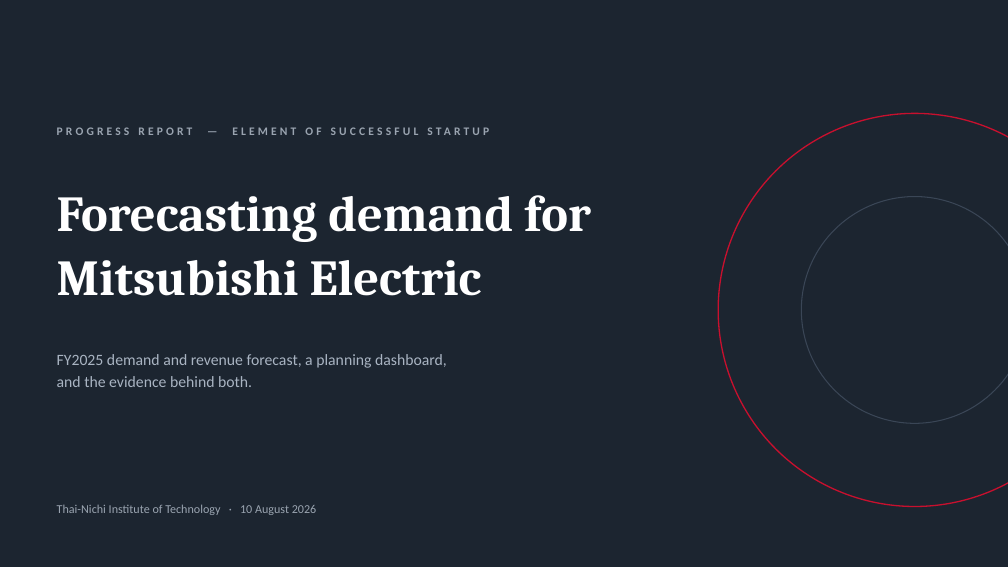
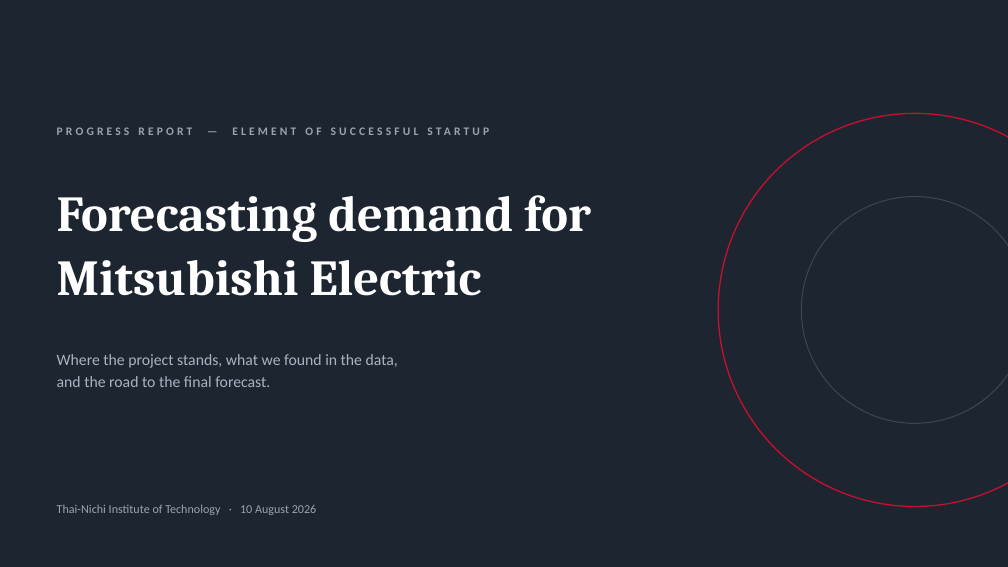
Before and after one commit to DokkDokki/SOE-105, a slide deck: slide 1 of presentation/FY2025_progress_report.pptx. Drawn at 1008x567 pixels with LibreOffice and Linux fonts; fonts in the diff are those of the drawing. Boxes give left, top, right and bottom in pixels: in the first picture for what was removed or moved away, otherwise in the second. Text is boxed around its words. In the diff, an @@ line names an element or a change of style, - is before the commit and + after.

```diff
--- a/presentation/FY2025_progress_report.pptx
+++ b/presentation/FY2025_progress_report.pptx
@@ text at [57,354,398,387]: text changed @@
-FY2025 demand and revenue forecast, a planning dashboard,
-and the evidence behind both.
+Where the project stands, what we found in the data,
+and the road to the final forecast.
```
Also in this commit, not shown: 2 other slides changed, 7 slides added, 8 slides removed, 3 other files.
